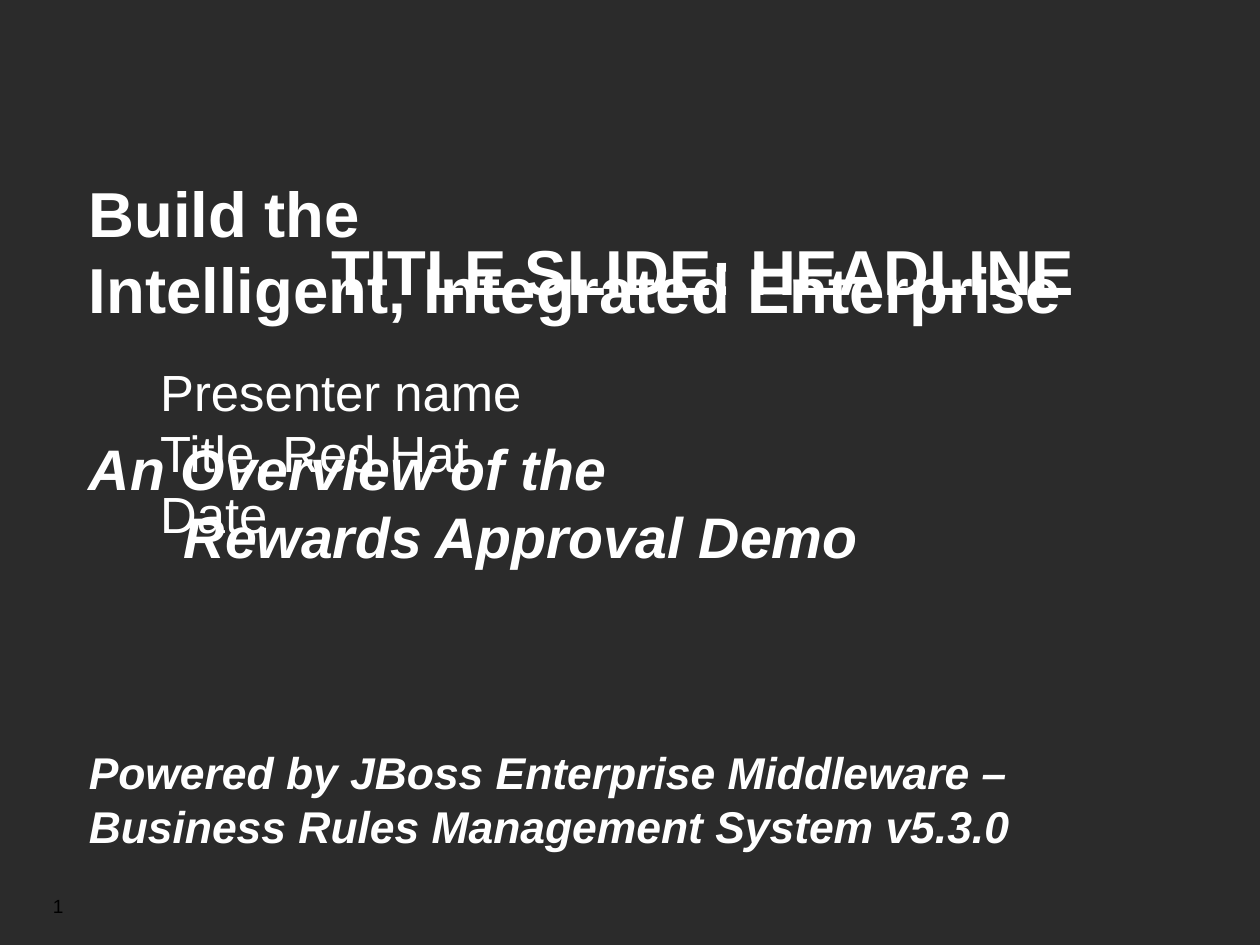
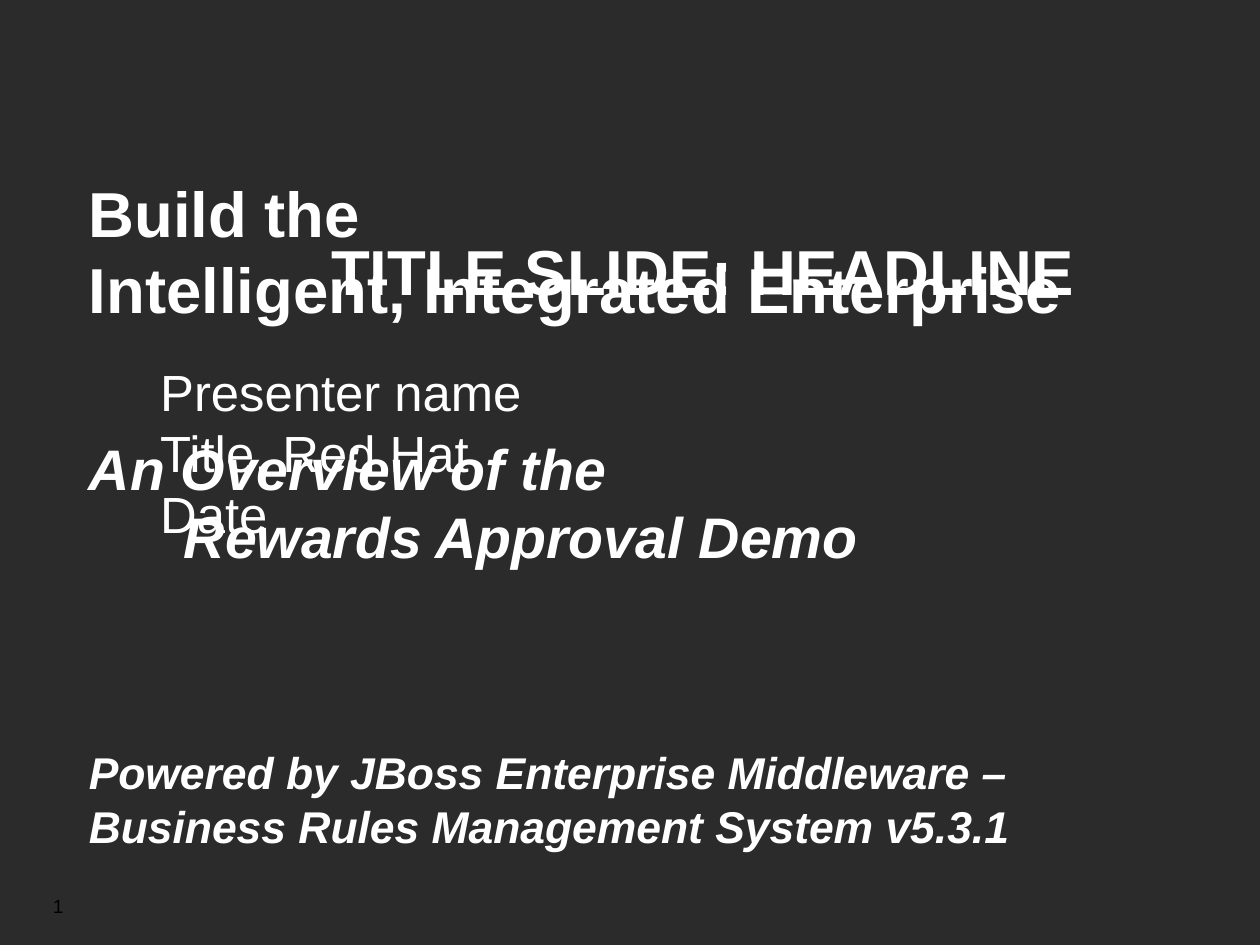
Before and after one commit to jbossdemocentral/brms-rewards-demo, a slide deck: slide 1 of Demo Overview.odp. Drawn at 1260x945 pixels with LibreOffice and Linux fonts; fonts in the diff are those of the drawing; background and template pictures are left out; a plain dark background stands for a picture behind light text. Boxes give left, top, right and bottom in pixels: in the first picture for what was removed or moved away, otherwise in the second. Text is boxed around its words. In the diff, an @@ line names an element or a change of style, - is before the commit and + after.

Commit message:
Updated version in slides.

```diff
--- a/Demo Overview.odp
+++ b/Demo Overview.odp
@@ text at (89,810,1009,852): text changed @@
-Business Rules Management System v5.3.0
+Business Rules Management System v5.3.1
```
Also in this commit, not shown: 1 other file.
